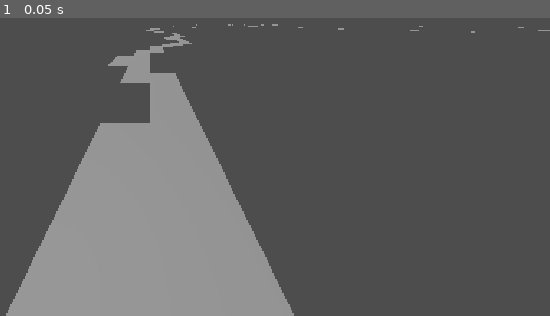
Above: before the commit, frame 1.
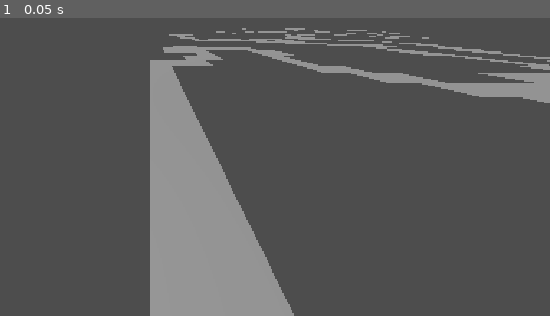
Above: after the commit, the same moment.

Repository: bingecraft-net/sandbox
Game: Godot game, scene res://scenes/game.tscn
Two runs of this game, one before a commit and one after it. Both use one fixed random seed, a clock stepped at 60 frames per second and the inputs below.
Inputs:
- Up to frame 1 (0.05 s): no input

The runs differ from the first frame. In frame 1, 16% of the frame differs, in the area x 1-100%, y 2-100%.

Commit message:
increase frequency

Diff:
--- a/scenes/game.tscn
+++ b/scenes/game.tscn
@@ -4,6 +4,7 @@
 [ext_resource type="MeshLibrary" uid="uid://c3c7o3fpev1pp" path="res://scenes/mesh_library.tres" id="2_yqjtg"]
 
 [sub_resource type="FastNoiseLite" id="FastNoiseLite_yqjtg"]
+frequency = 0.08
 
 [sub_resource type="PhysicsMaterial" id="PhysicsMaterial_yqjtg"]
 
